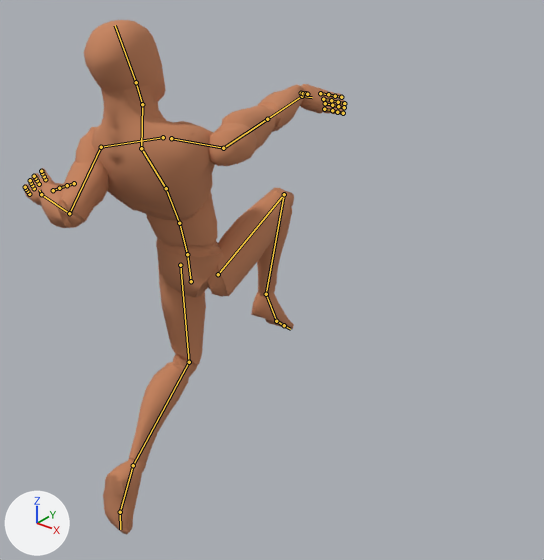
Two versions of the Blender file rigs/human/animation-human-sword-attack-air.blend, one commit apart.
Camera for both pictures: a 50 mm camera at (1.72, -2.49, 1.93) aimed at (-0.04, -0.29, 0.57). Every picture has the same lights, and +X, +Y and +Z are marked at lower left. The picture after the commit comes second. Both versions are drawn at frame 7 of the action 'Sword_Attack_Air'; the numbers are the values there. The bones that change, and the others that lie on the model, are drawn over the model as lines.

Objects in the first picture: 'Mannequin.001'.
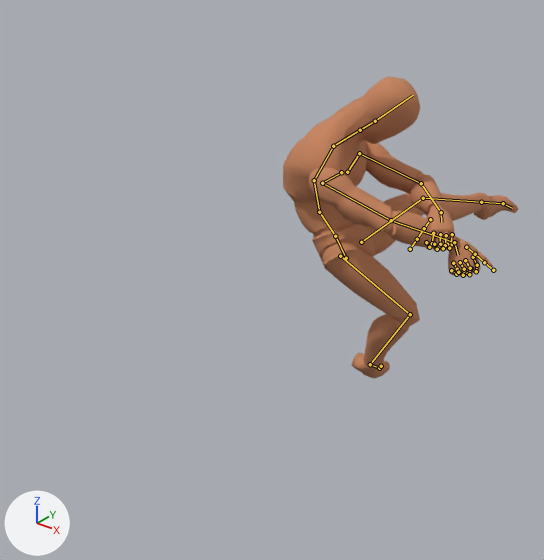
What differs and where, as boxes [x1, y1, x2, y2] in the pictures (544 x 560 px):
'Mannequin.001', posed (27% narrower, 41% shorter)
    before: [24, 20, 346, 535]
    after: [283, 77, 518, 379]

The change in detail:
Bone 'DRV_root' (bone_drv_root) moves from (0.002, 0.0, 0.318) to (0.0, 0.0, 0.0).
Bone 'DRV_root' (bone_drv_root) turns from (-58, 4, -178) to (0, 0, 94) degrees about its own x, y and z.
Bone 'POLE_Leg_L' (bone_pole_leg_l) moves from (0.0, 0.0, 0.0) to (0.361, -0.171, -0.48).
Bone 'CTRL_ILLEG_L' (bone_ctrl_illeg_l) moves from (0.004, 0.694, 0.743) to (0.773, -0.437, 0.562).
Bone 'CTRL_ILLEG_L' (bone_ctrl_illeg_l) turns from (147, -7, -4) to (-12, -11, 68) degrees about its own x, y and z.
Bone 'DRV_toe_L' (bone_drv_toe_l) turns from (0, 0, 0) to (-37, 7, -11) degrees about its own x, y and z.
Bone 'POLE_Leg_R' (bone_pole_leg_r) moves from (0.0, 0.0, 0.0) to (0.181, 0.053, 0.115).
Bone 'POLE_Leg_R' (bone_pole_leg_r) turns from (0, 0, 0) to (-37, 47, -51) degrees about its own x, y and z.
Bone 'CTRL_ILLEG_R' (bone_ctrl_illeg_r) moves from (0.062, -0.043, 0.392) to (0.24, -0.241, -0.077).
Bone 'CTRL_ILLEG_R' (bone_ctrl_illeg_r) turns from (94, -8, 2) to (82, -53, -16) degrees about its own x, y and z.
Bone 'DRV_toe_R' (bone_drv_toe_r) turns from (0, 0, 0) to (-43, 24, -13) degrees about its own x, y and z.
Bone 'CTRL_Arm_L' (bone_ctrl_arm_l) moves from (0.07, -0.161, -0.416) to (0.537, -0.606, -0.77).
Bone 'CTRL_Arm_L' (bone_ctrl_arm_l) turns from (28, 14, 29) to (145, -16, 27) degrees about its own x, y and z.
Bone 'DRV_f_index_01_L' (bone_drv_f_index_01_l) turns from (0, 0, 0) to (52, 0, -16) degrees about its own x, y and z.
Bone 'DRV_f_index_02_L' (bone_drv_f_index_02_l) turns from (0, 0, 0) to (52, 0, -16) degrees about its own x, y and z.
Bone 'DRV_f_index_03_L' (bone_drv_f_index_03_l) turns from (0, 0, 0) to (52, 0, -16) degrees about its own x, y and z.
Bone 'DRV_f_middle_01_L' (bone_drv_f_middle_01_l) turns from (0, 0, 0) to (52, 2, -15) degrees about its own x, y and z.
Bone 'DRV_f_middle_02_L' (bone_drv_f_middle_02_l) turns from (0, 0, 0) to (52, 2, -15) degrees about its own x, y and z.
Bone 'DRV_f_middle_03_L' (bone_drv_f_middle_03_l) turns from (0, 0, 0) to (52, 2, -15) degrees about its own x, y and z.
Bone 'DRV_f_pinky_01_L' (bone_drv_f_pinky_01_l) turns from (0, 0, 0) to (52, 3, -14) degrees about its own x, y and z.
Bone 'DRV_f_pinky_02_L' (bone_drv_f_pinky_02_l) turns from (0, 0, 0) to (52, 3, -14) degrees about its own x, y and z.
Bone 'DRV_f_pinky_03_L' (bone_drv_f_pinky_03_l) turns from (0, 0, 0) to (52, 3, -14) degrees about its own x, y and z.
Bone 'DRV_f_Ring_01_L' (bone_drv_f_ring_01_l) turns from (0, 0, 0) to (52, 2, -15) degrees about its own x, y and z.
Bone 'DRV_f_Ring_02_L' (bone_drv_f_ring_02_l) turns from (0, 0, 0) to (52, 2, -15) degrees about its own x, y and z.
Bone 'DRV_f_Ring_03_L' (bone_drv_f_ring_03_l) turns from (0, 0, 0) to (52, 2, -15) degrees about its own x, y and z.
Bone 'CTRL_Arm_R' (bone_ctrl_arm_r) moves from (-0.697, -0.788, -0.612) to (-0.638, -0.677, -0.694).
Bone 'CTRL_Arm_R' (bone_ctrl_arm_r) turns from (67, -50, -56) to (45, -71, -17) degrees about its own x, y and z.
Bone 'DRV_f_index_01_R' (bone_drv_f_index_01_r) turns from (0, 0, 0) to (64, 5, -11) degrees about its own x, y and z.
Bone 'DRV_f_index_02_R' (bone_drv_f_index_02_r) turns from (0, 0, 0) to (64, 5, -11) degrees about its own x, y and z.
Bone 'DRV_f_index_03_R' (bone_drv_f_index_03_r) turns from (0, 0, 0) to (64, 5, -11) degrees about its own x, y and z.
Bone 'DRV_f_middle_01_R' (bone_drv_f_middle_01_r) turns from (0, 0, 0) to (64, 3, -12) degrees about its own x, y and z.
Bone 'DRV_f_middle_02_R' (bone_drv_f_middle_02_r) turns from (0, 0, 0) to (64, 3, -12) degrees about its own x, y and z.
Bone 'DRV_f_middle_03_R' (bone_drv_f_middle_03_r) turns from (0, 0, 0) to (64, 3, -12) degrees about its own x, y and z.
Bone 'DRV_f_pinky_01_R' (bone_drv_f_pinky_01_r) turns from (0, 0, 0) to (65, 2, -13) degrees about its own x, y and z.
Bone 'DRV_f_pinky_02_R' (bone_drv_f_pinky_02_r) turns from (0, 0, 0) to (65, 2, -13) degrees about its own x, y and z.
Bone 'DRV_f_pinky_03_R' (bone_drv_f_pinky_03_r) turns from (0, 0, 0) to (65, 2, -13) degrees about its own x, y and z.
Bone 'DRV_f_Ring_01_R' (bone_drv_f_ring_01_r) turns from (0, 0, 0) to (64, 3, -12) degrees about its own x, y and z.
Bone 'DRV_f_Ring_02_R' (bone_drv_f_ring_02_r) turns from (0, 0, 0) to (64, 3, -12) degrees about its own x, y and z.
Bone 'DRV_f_Ring_03_R' (bone_drv_f_ring_03_r) turns from (0, 0, 0) to (64, 3, -12) degrees about its own x, y and z.
Bone 'POLEARM_L' (bone_polearm_l) moves from (-0.07, -0.068, -0.385) to (0.495, -0.221, 0.198).
Bone 'POLEARM_R' (bone_polearm_r) moves from (-0.285, -0.387, -0.21) to (-0.497, -0.824, -0.028).
Bone 'CTRL_Hips' (bone_ctrl_hips) moves from (0.0, 0.0, 0.0) to (0.0, -0.179, -0.297).
Bone 'CTRL_Hips' (bone_ctrl_hips) turns from (41, 0, 0) to (-47, 0, 0) degrees about its own x, y and z.
Bone 'DRV_spine.001' (bone_drv_spine_001) turns from (0, 0, 0) to (5, 9, 12) degrees about its own x, y and z.
Bone 'DRV_spine_002' (bone_drv_spine_002) turns from (0, 0, 0) to (34, -4, -4) degrees about its own x, y and z.
Bone 'DRV_spine.003' (bone_drv_spine_003) turns from (0, 0, 0) to (49, -11, -19) degrees about its own x, y and z.
Bone 'DRV_neck' (bone_drv_neck) turns from (0, 0, 0) to (-15, 17, -13) degrees about its own x, y and z.
Bone 'DRV_head' (bone_drv_head) turns from (0, 0, 0) to (33, 40, 13) degrees about its own x, y and z.
Bone 'DRV_shoulder_L' (bone_drv_shoulder_l) turns from (0, 0, 0) to (-7, -4, -10) degrees about its own x, y and z.
Bone 'DRV_shoulder_R' (bone_drv_shoulder_r) turns from (-10, 4, 43) to (2, 3, 57) degrees about its own x, y and z.
